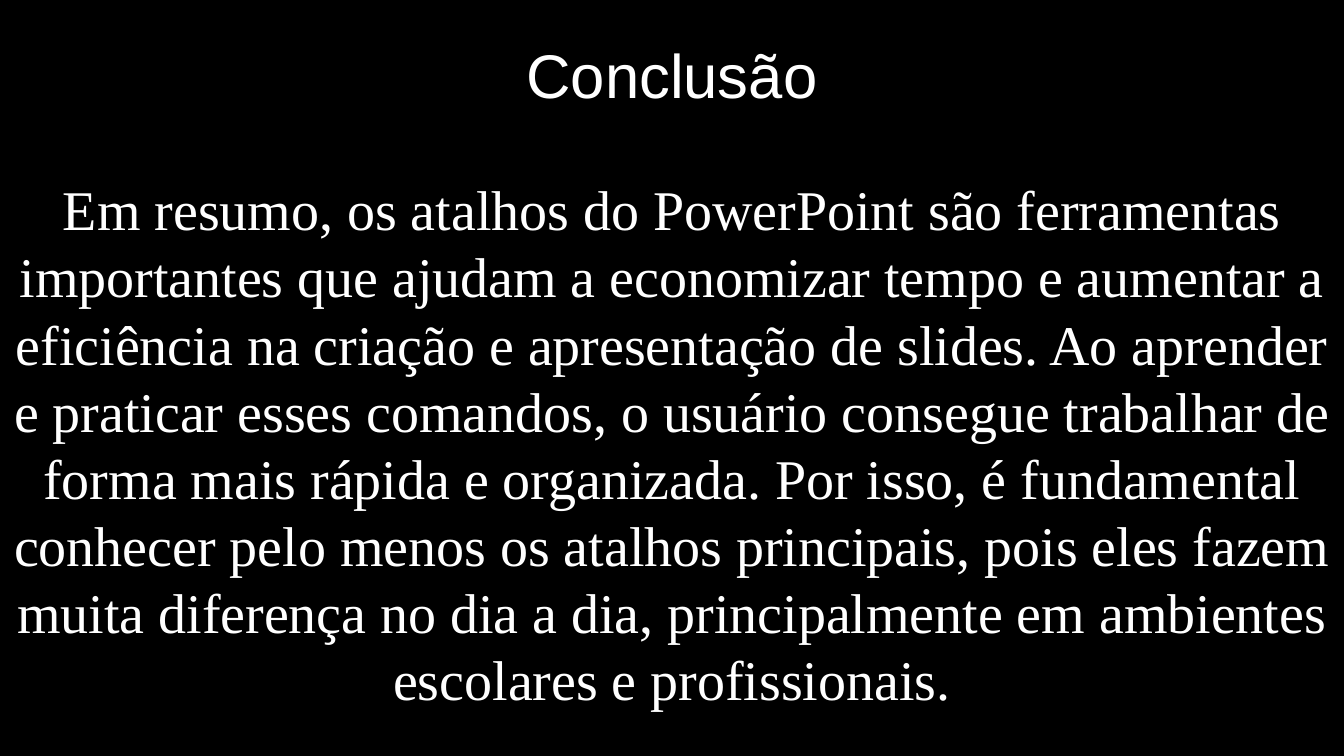
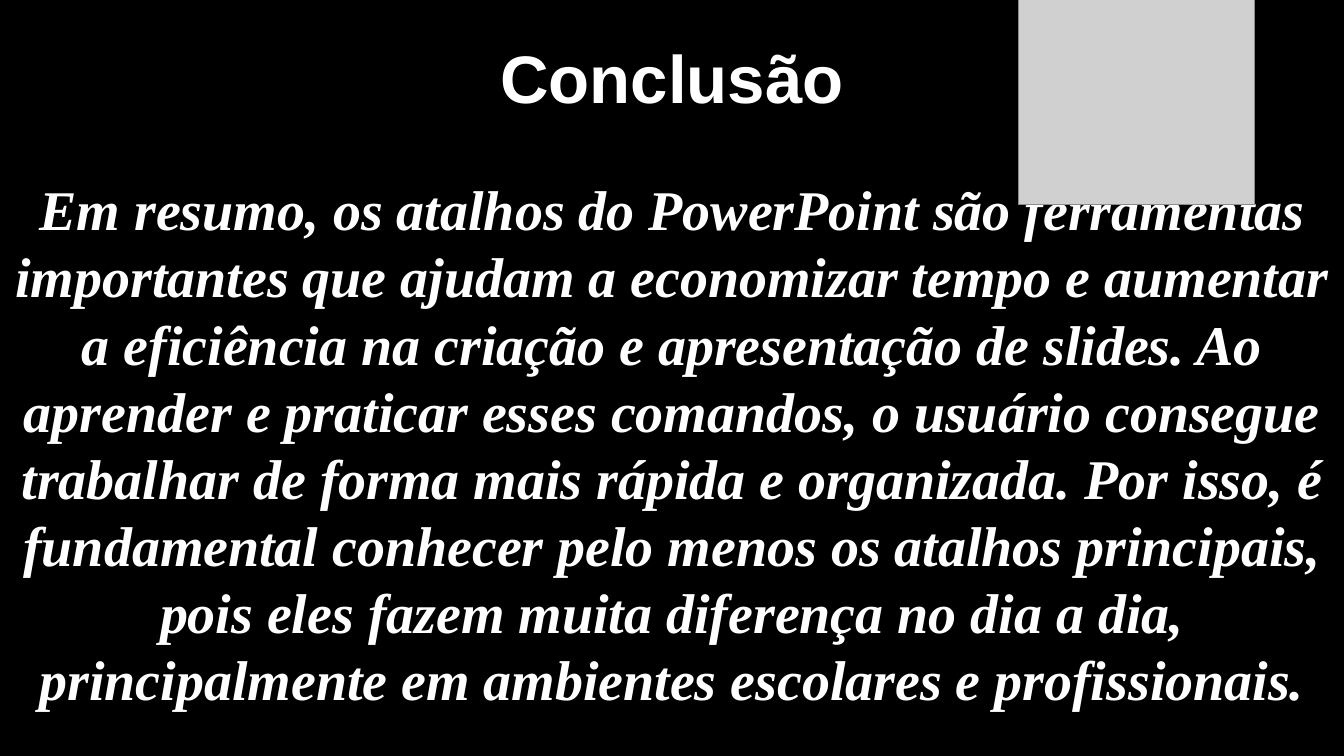
Before and after one commit to CauaReck/ptic, a slide deck: slide 5 of Cauã Reck Mello 1DS.pptx. Drawn at 1344x756 pixels with LibreOffice and Linux fonts; fonts in the diff are those of the drawing; grey boxes stand for pictures; background and template pictures are left out. Boxes give left, top, right and bottom in pixels: in the first picture for what was removed or moved away, otherwise in the second. Text is boxed around its words. In the diff, an @@ line names an element or a change of style, - is before the commit and + after.

```diff
--- a/Cauã Reck Mello 1DS.pptx
+++ b/Cauã Reck Mello 1DS.pptx
@@ picture added at [1019, 0, 1255, 205] @@
@@ text "Conclusão": place and size @@
-text "Conclusão" at [526, 53, 817, 99]
+text "Conclusão" at [500, 54, 843, 104]
@@ text "Conclusão" at [500, 54, 843, 104]: size 44 to 48 pt, bold on @@
@@ text "Em resumo, os atalhos do ..." at [15, 187, 1328, 711]: bold on, italic on @@
```
Also in this commit, not shown: 5 other slides changed.
